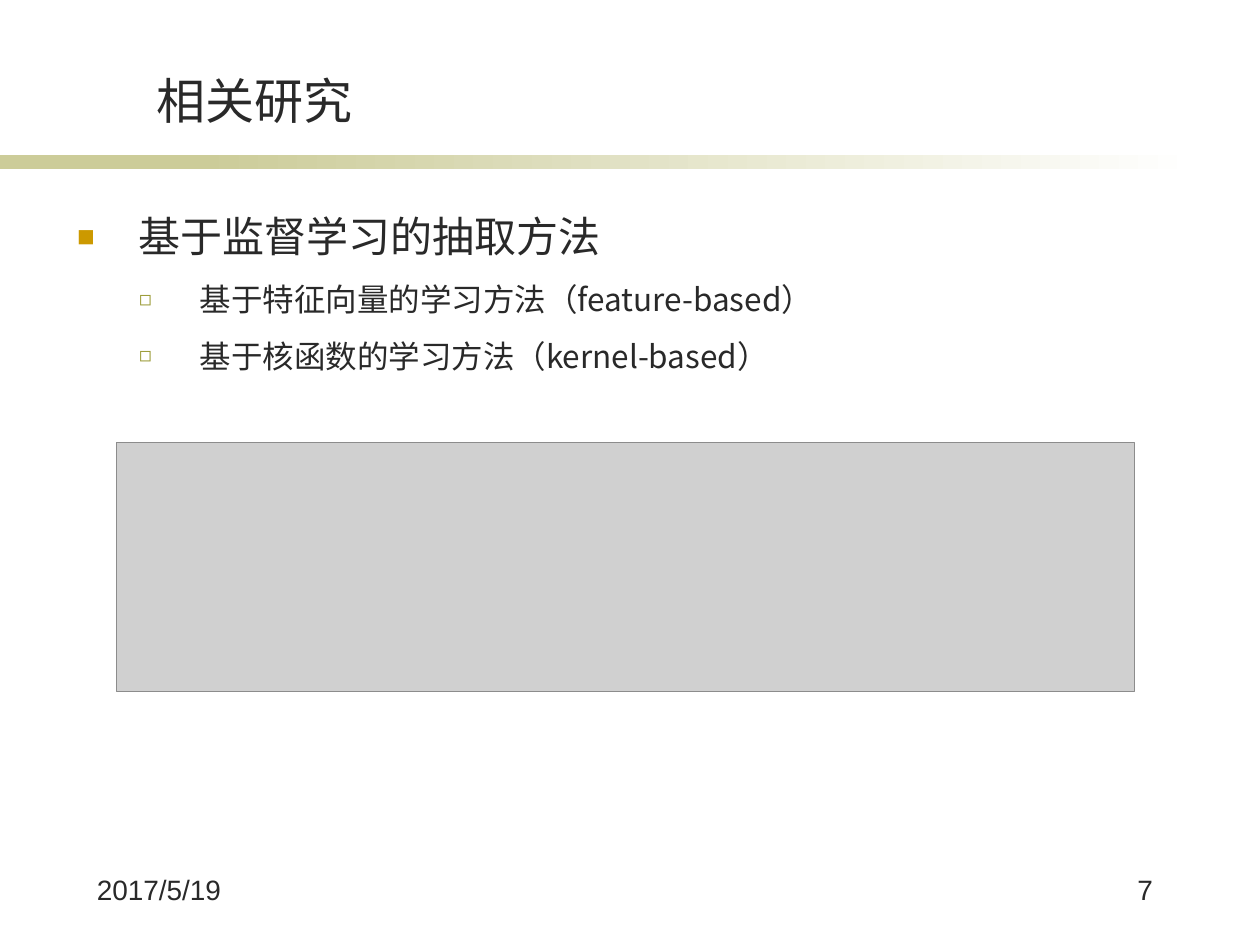
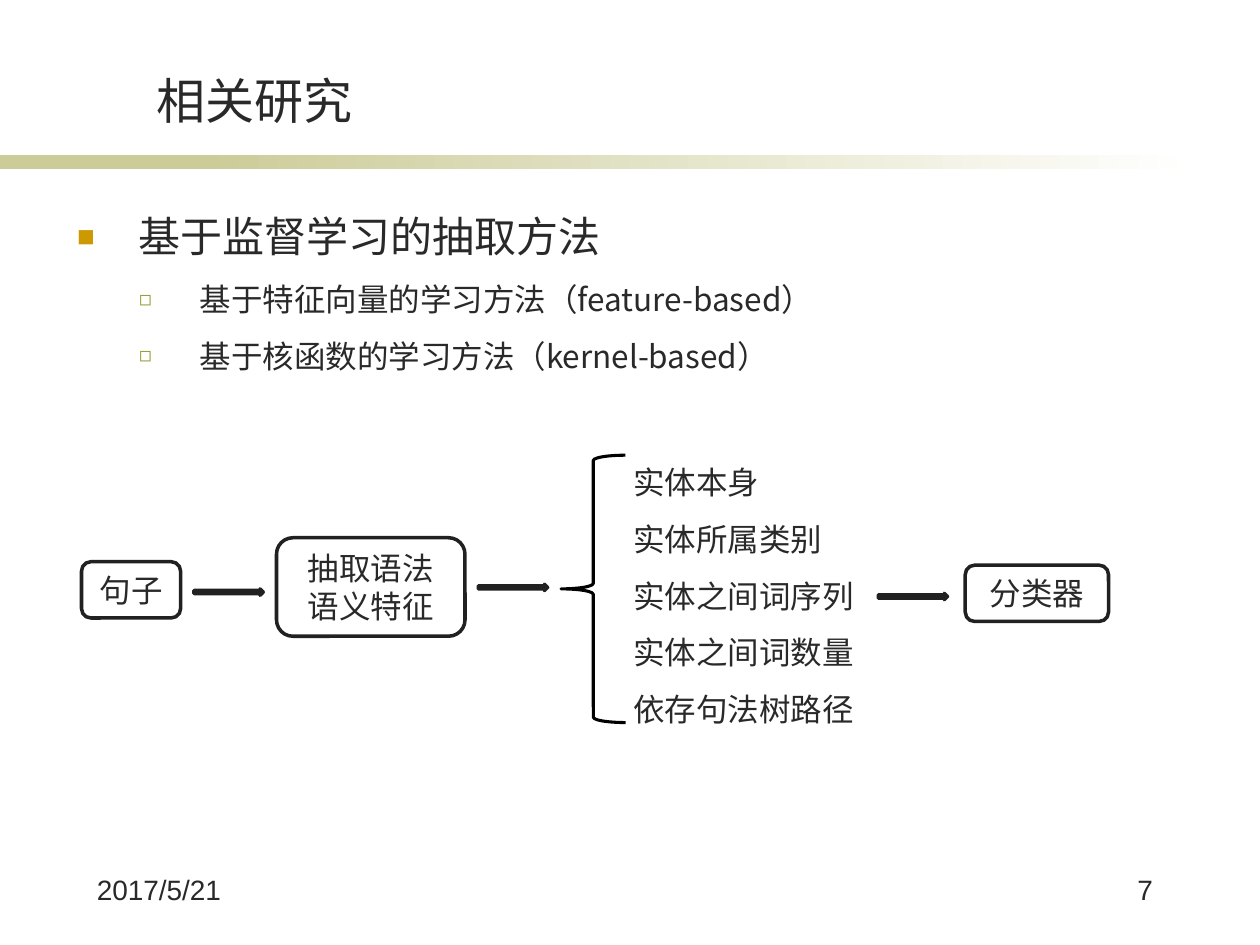
Before and after one commit to wqpod2g/paper, a slide deck: slide 7 of 毕业答辩ppt.pptx. Drawn at 1260x945 pixels with LibreOffice and Linux fonts; fonts in the diff are those of the drawing; grey boxes stand for pictures; background and template pictures are left out. Boxes give left, top, right and bottom in pixels: in the first picture for what was removed or moved away, otherwise in the second. Text is boxed around its words. In the diff, an @@ line names an element or a change of style, - is before the commit and + after.

```diff
--- a/毕业答辩ppt.pptx
+++ b/毕业答辩ppt.pptx
@@ picture removed at bbox=[116, 442, 1134, 690] @@
@@ left brace added at bbox=[561, 455, 625, 722], fill #FFFFFF, outline #000000 1.75 pt @@
@@ text added at bbox=[633, 467, 853, 724], 18 pt, text #292929 @@
+实体本身
+实体所属类别
+实体之间词序列
+实体之间词数量
+依存句法树路径
@@ rounded rectangle added at bbox=[277, 538, 466, 636], fill #FFFFFF, outline #212121 2 pt, 18 pt, text #292929 @@
+抽取语法语义特征
@@ rounded rectangle added at bbox=[82, 562, 181, 619], fill #FFFFFF, outline #212121 2 pt, 18 pt, text #292929 @@
+句子
@@ rounded rectangle added at bbox=[965, 566, 1109, 622], fill #FFFFFF, outline #212121 2 pt, 18 pt, text #292929 @@
+分类器
@@ right arrow added at bbox=[194, 588, 263, 595], fill #FFFFFF, outline #212121 2 pt @@
@@ right arrow added at bbox=[479, 585, 548, 591], fill #FFFFFF, outline #212121 2 pt @@
@@ right arrow added at bbox=[878, 593, 948, 600], fill #FFFFFF, outline #212121 2 pt @@
@@ text at bbox=[97, 879, 221, 901]: text changed @@
-2017/5/19
+2017/5/21
```
Also in this commit, not shown: 24 other slides changed, 1 other file.
